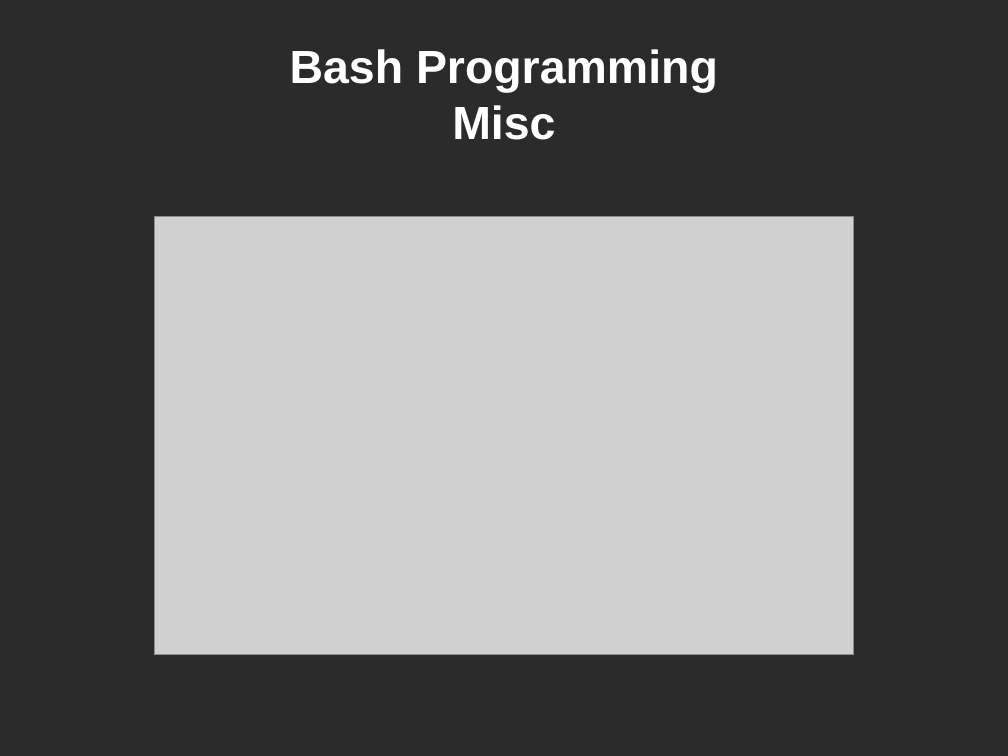
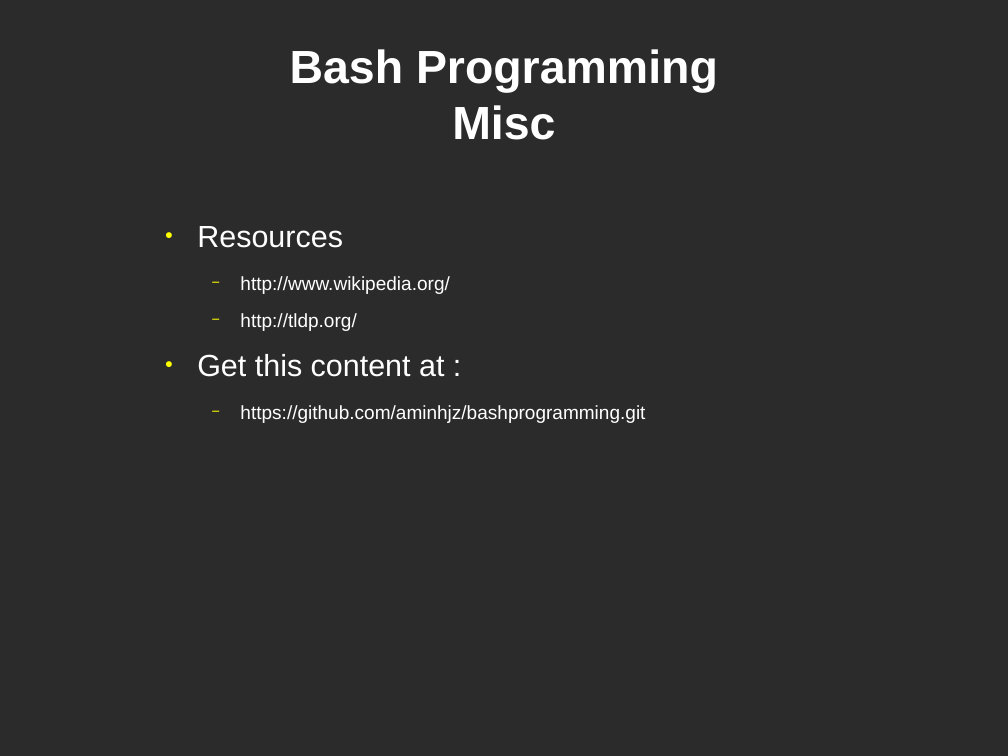
Before and after one commit to aminhjz-old/bashprogramming, a slide deck: slide 22 of bash_programming.odp. Drawn at 1008x756 pixels with LibreOffice and Linux fonts; fonts in the diff are those of the drawing; grey boxes stand for pictures; background and template pictures are left out; a plain dark background stands for a picture behind light text. Boxes give left, top, right and bottom in pixels: in the first picture for what was removed or moved away, otherwise in the second. Text is boxed around its words. In the diff, an @@ line names an element or a change of style, - is before the commit and + after.

Commit message:
added refrences to .odp file

```diff
--- a/bash_programming.odp
+++ b/bash_programming.odp
@@ picture removed at [155, 217, 854, 656] @@
@@ text added at [197, 226, 645, 423], 15 pt, text #FFFFFF @@
+● Resources
+  − http://www.wikipedia.org/
+  − http://tldp.org/
+● Get this content at :
+  − https://github.com/aminhjz/bashprogramming.git
```
